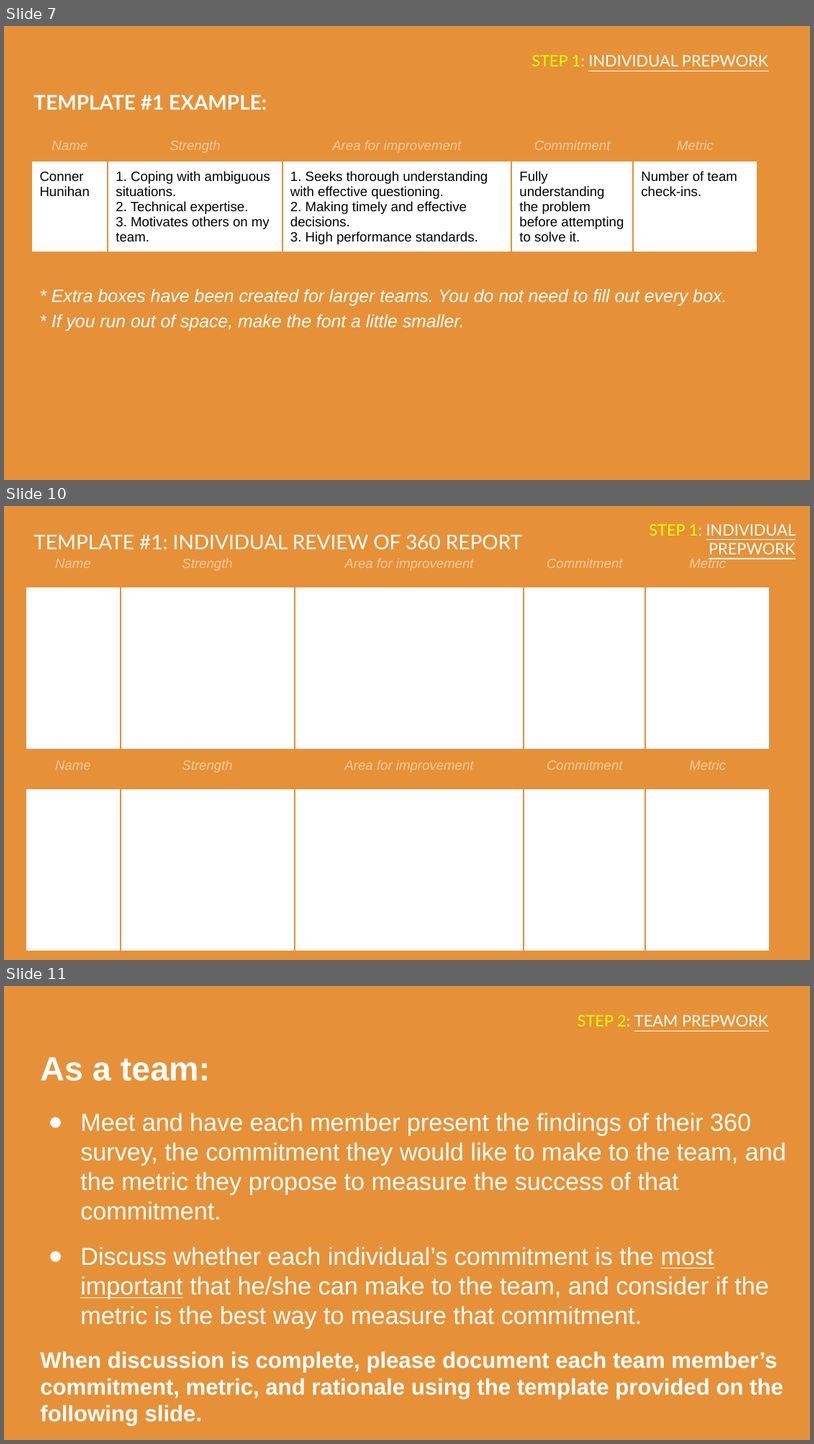
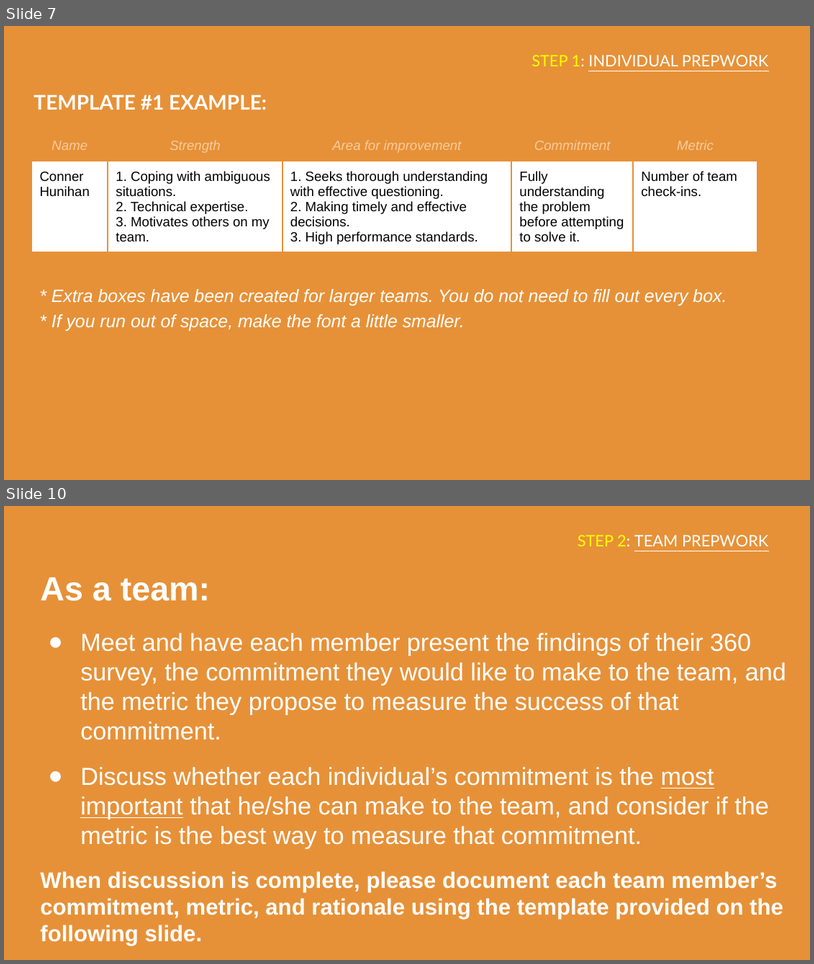
Before and after one commit to carlosnunezc94/Fire_Technologies, a slide deck: ENGIN_270K_Coaching/Module_1/E270K_Module_1.pptx. Shown one above the other, each under a label of ours: slides 7, 10 and 11 before the commit, slides 7 and 10 after it; the slides between them are not shown. The pictures are 814x1444 and 814x964 pixels, drawn with LibreOffice and Linux fonts; fonts in the diff are those of the drawing. Boxes give left, top, right and bottom in pixels: in the first picture for what was removed or moved away, otherwise in the second. Text is boxed around its words. In the diff, an @@ line names an element or a change of style, - is before the commit and + after.

```diff
--- a/ENGIN_270K_Coaching/Module_1/E270K_Module_1.pptx
+++ b/ENGIN_270K_Coaching/Module_1/E270K_Module_1.pptx
@@ slide 10 removed at [4,506,810,960], background #E69138 @@
@@ title removed at [649,524,796,554] @@
-STEP 1: INDIVIDUAL PREPWORK
@@ table removed at [26,548,769,813], 2 rows, 5 columns @@
-Name | Strength | Area for improvement | Commitment | Metric
- |  |  |  | 
@@ title removed at [34,534,522,550] @@
-TEMPLATE #1: INDIVIDUAL REVIEW OF 360 REPORT
@@ table removed at [26,749,769,960], 2 rows, 5 columns @@
-Name | Strength | Area for improvement | Commitment | Metric
- |  |  |  | 
@@ what was slide 11 is now slide 10 @@
```
Also in this commit, not shown: 2 slides changed.
